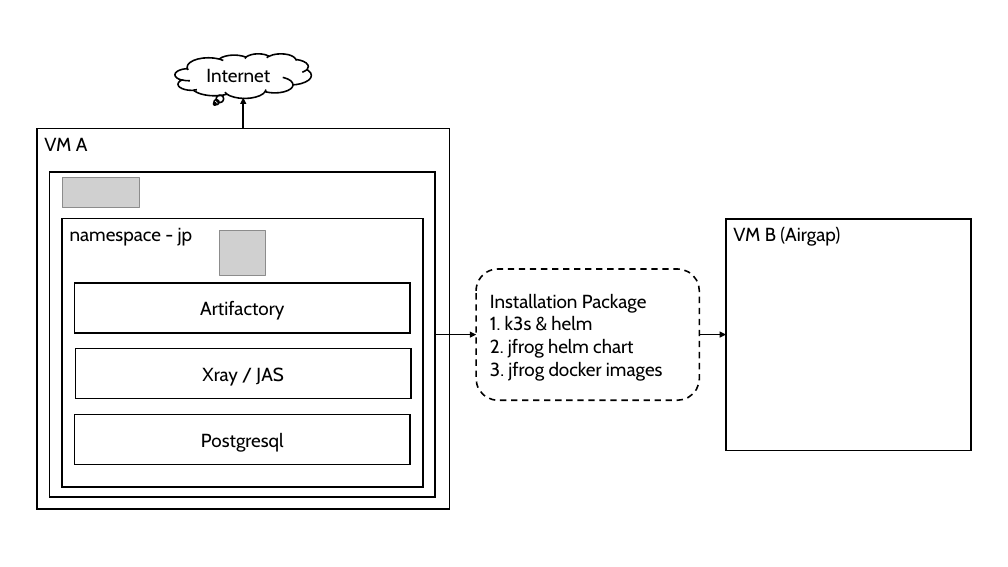
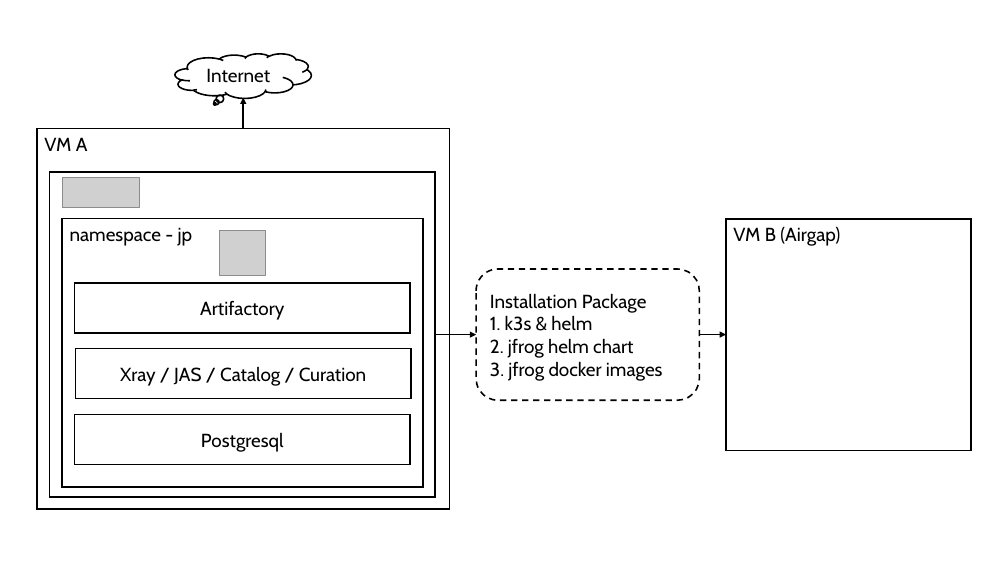
Before and after one commit to JFrogChina/JFrog-Platform-k3s-installation, a slide deck: slide 1 of guide/kfs.pptx. Drawn at 1008x567 pixels with LibreOffice and Linux fonts; fonts in the diff are those of the drawing; grey boxes stand for pictures. Boxes give left, top, right and bottom in pixels: in the first picture for what was removed or moved away, otherwise in the second. Text is boxed around its words. In the diff, an @@ line names an element or a change of style, - is before the commit and + after.

```diff
--- a/guide/kfs.pptx
+++ b/guide/kfs.pptx
@@ text in rectangle at (x1=120, y1=367, x2=366, y2=386): text changed @@
-Xray / JAS
+Xray / JAS / Catalog / Curation
```
Also in this commit, not shown: 2 other files.
